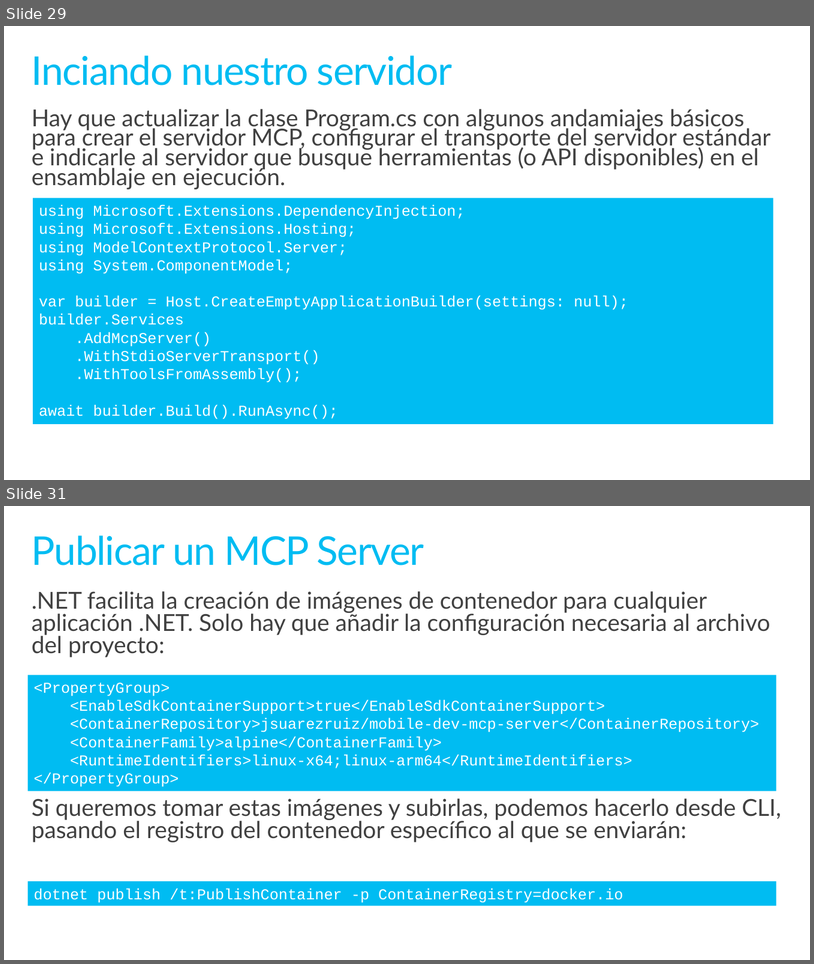
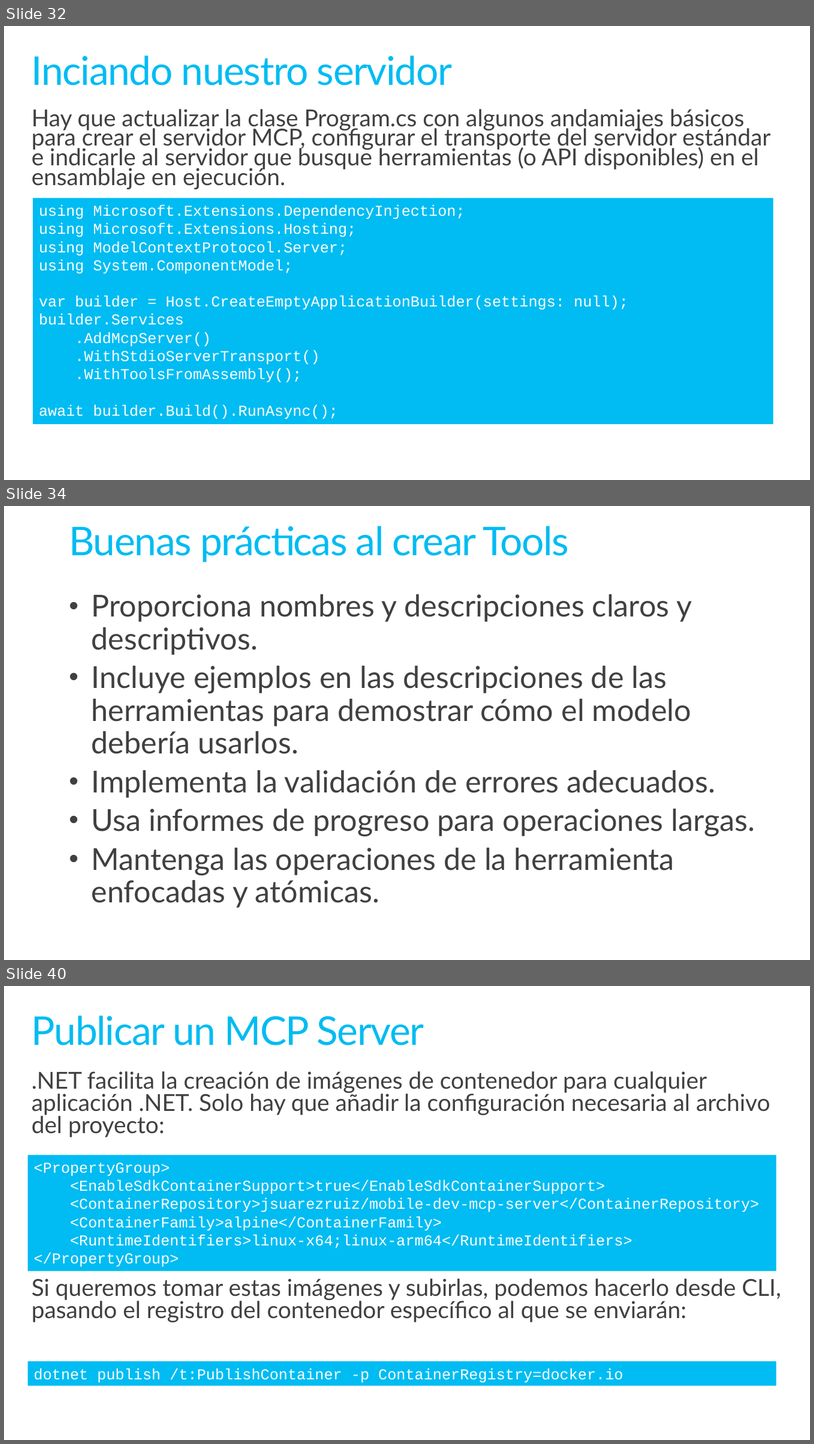
Before and after one commit to jsuarezruiz/sevilladotnet-mcp-materials, a slide deck: introduccion-mcp.pptx. Shown one above the other, each under a label of ours: slides 29 and 31 before the commit, slides 32, 34 and 40 after it; the slides between them are not shown. The pictures are 814x964 and 814x1444 pixels, drawn with LibreOffice and Linux fonts; fonts in the diff are those of the drawing. Boxes give left, top, right and bottom in pixels: in the first picture for what was removed or moved away, otherwise in the second. Text is boxed around its words. In the diff, an @@ line names an element or a change of style, - is before the commit and + after.

```diff
--- a/introduccion-mcp.pptx
+++ b/introduccion-mcp.pptx
@@ slide 34 added at <box>4,506,810,960</box>, background #FFFFFF @@
@@ title added at <box>69,526,569,562</box>, 47 pt, text #00BCF2 @@
+Buenas prácticas al crear Tools
@@ text added at <box>92,594,755,907</box>, 36 pt, text #404040 @@
+• Proporciona nombres y descripciones claros y descriptivos.
+• Incluye ejemplos en las descripciones de las herramientas para demostrar cómo el modelo debería usarlos.
+• Implementa la validación de errores adecuados.
+• Usa informes de progreso para operaciones largas.
+• Mantenga las operaciones de la herramienta enfocadas y atómicas.
@@ what was slide 29 is now slide 32 @@
@@ what was slide 31 is now slide 40 @@
```
Also in this commit, not shown: 4 slides changed, 8 other slides added, 1 other file.
